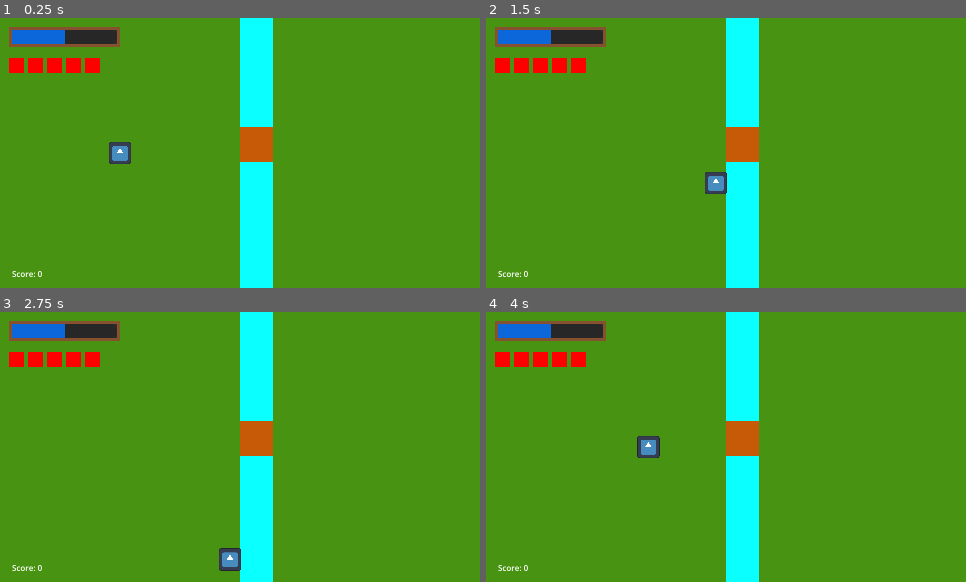
Above: before the commit, frames 1-4 (two rows, left to right).
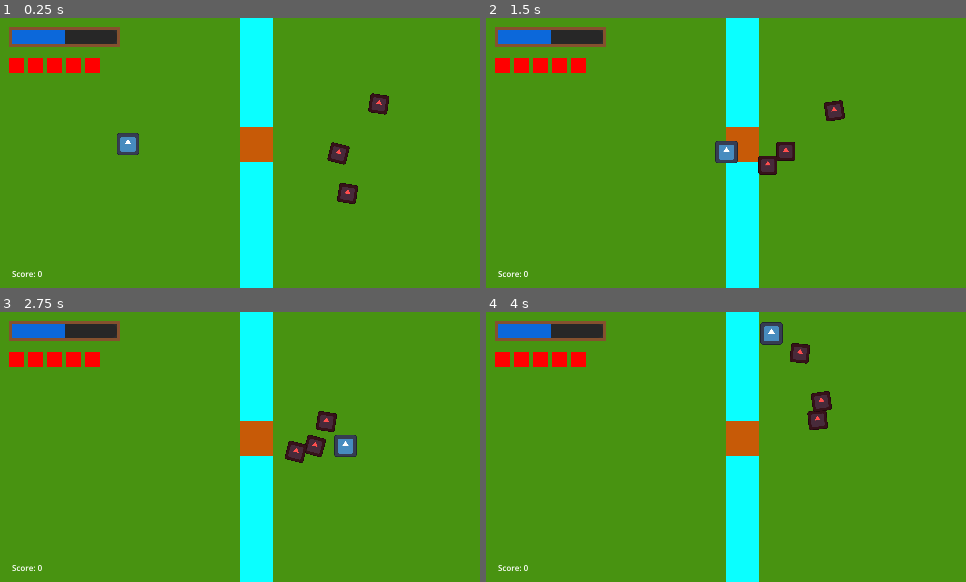
Above: after the commit, the same moments.

Repository: AndrewwAM/Project_KESS
Game: Godot game, scene res://scenes/world/patio.tscn
The game is run twice, just before and just after one commit, with the same random seed, the same clock (stepped at 60 frames per second) and the same inputs. The engine's default icon, where the game draws it, is replaced by a stand-in: a white triangle on a blue panel in a dark square.
Inputs (mouse positions are in pixels of both pictures, inside the frame that each line leads up to):
- Up to frame 1 (0.25 s): no input
- Up to frame 2 (1.5 s): move the mouse to (831, 139) at 0.52 s; hold D (player_move_right) 0.53-1.28 s; hold Right mouse button (shoot_alt) 0.53-1.28 s; move the mouse to (630, 166) at 1.27 s; hold S (player_move_down) from 1.28 s (still down); click (630, 166) at 1.35 s
- Up to frame 3 (2.75 s): move the mouse to (288, 387) at 2.02 s; release S (player_move_down) at 2.03 s; hold D (player_move_right) from 2.03 s (still down); hold Right mouse button (shoot_alt) from 2.03 s (still down)
- Up to frame 4 (4 s): move the mouse to (702, 501) at 2.77 s; release D (player_move_right) at 2.78 s; release Right mouse button (shoot_alt) at 2.78 s; hold W (player_move_up) 2.78-3.53 s; click (702, 501) at 2.85 s; move the mouse to (870, 487) at 3.52 s; hold A (player_move_left) from 3.53 s (still down); hold Right mouse button (shoot_alt) from 3.53 s (still down)

The runs differ from the first frame. In frame 1, 1.4% of the frame differs, in the area x 22-82%, y 27-69%; in frame 2, 1.6%; in frame 3, 1.6%; in frame 4, 1.6%, in the area x 31-73%, y 3-55%.

Commit message:
enemigos malos malulos

Diff:
--- /dev/null
+++ b/entities/enemies/base_enemy.gd
@@ -0,0 +1,40 @@
+extends CharacterBody2D
+
+@export var life: float = 100.0
+@export var speed: float = 50.0
+@export var wobble_angle: float = 15.0
+@export var wobble_speed: float = 0.15
+
+@onready var sprite: Sprite2D = $Sprite2D
+
+var player: Node2D = null
+var time_passed: float = 0.0
+
+func _ready() -> void:
+    player = get_tree().get_first_node_in_group("Player")
+
+func _physics_process(_delta: float) -> void:
+    if player == null:
+        return
+
+    var direction: Vector2 = global_position.direction_to(player.global_position)
+    velocity = direction * speed
+
+    move_and_slide()
+
+func _process(delta: float) -> void:
+    var current_speed: float = get_real_velocity().length()
+
+    if current_speed > 1.0:
+        time_passed += delta * current_speed * wobble_speed
+        sprite.rotation_degrees = sin(time_passed) * wobble_angle
+    else:
+        sprite.rotation_degrees = lerp(sprite.rotation_degrees, 0.0, delta * 10.0)
+        time_passed = 0.0
+
+    if life <= 0:
+        queue_free()
+
+func mojar(damage: float) -> void:
+    print("Enemy hit! Damage: ", damage)
+    life -= damage
--- /dev/null
+++ b/entities/enemies/base_enemy.tscn
@@ -0,0 +1,44 @@
+[gd_scene format=3 uid="uid://dbckofyj8auiy"]
+
+[ext_resource type="Texture2D" uid="uid://b3cxabd2gqxm" path="res://icon.svg" id="1_20vb3"]
+[ext_resource type="Script" uid="uid://dr8sflus8uibi" path="res://entities/enemies/base_enemy.gd" id="1_nwpjw"]
+
+[sub_resource type="RectangleShape2D" id="RectangleShape2D_nwpjw"]
+size = Vector2(120, 120)
+
+[sub_resource type="RectangleShape2D" id="RectangleShape2D_ocmy6"]
+size = Vector2(133.33333, 133.33333)
+
+[sub_resource type="CircleShape2D" id="CircleShape2D_o6qfc"]
+radius = 60.0
+
+[node name="BaseEnemy" type="CharacterBody2D" unique_id=1803823621]
+scale = Vector2(0.15, 0.15)
+collision_layer = 4
+collision_mask = 5
+motion_mode = 1
+script = ExtResource("1_nwpjw")
+speed = 50.0
+wobble_speed = 0.1
+
+[node name="Sprite2D" type="Sprite2D" parent="." unique_id=929592925]
+modulate = Color(1, 0.3019608, 0.3019608, 1)
+texture = ExtResource("1_20vb3")
+
+[node name="CollisionShape2D" type="CollisionShape2D" parent="." unique_id=679577638]
+visible = false
+shape = SubResource("RectangleShape2D_nwpjw")
+
+[node name="Hurtbox" type="Area2D" parent="." unique_id=756368317]
+visible = false
+
+[node name="CollisionShape2D" type="CollisionShape2D" parent="Hurtbox" unique_id=761721085]
+position = Vector2(1.390775e-06, -5.9604645e-07)
+shape = SubResource("RectangleShape2D_ocmy6")
+
+[node name="Hitbox" type="Area2D" parent="." unique_id=519417134]
+visible = false
+
+[node name="CollisionShape2D" type="CollisionShape2D" parent="Hitbox" unique_id=222664422]
+position = Vector2(1.1920929e-06, 1.1920929e-06)
+shape = SubResource("CircleShape2D_o6qfc")
--- a/entities/player/chorro.tscn
+++ b/entities/player/chorro.tscn
@@ -49,16 +49,20 @@
 
 [node name="RayCenter" type="RayCast2D" parent="ConeMode" unique_id=628851923]
 target_position = Vector2(150, 0)
+collision_mask = 4
 
 [node name="RayLeft1" type="RayCast2D" parent="ConeMode" unique_id=1137738126]
 rotation = -0.2617994
 target_position = Vector2(150, 0)
+collision_mask = 4
 
 [node name="RayRight1" type="RayCast2D" parent="ConeMode" unique_id=692728766]
 rotation = 0.2617994
 target_position = Vector2(150, 0)
+collision_mask = 4
 
 [node name="LaserMode" type="Area2D" parent="." unique_id=195597451]
+collision_mask = 4
 
 [node name="LaserHitbox" type="CollisionShape2D" parent="LaserMode" unique_id=1920722050]
 position = Vector2(200, 0)
--- a/entities/player/player.tscn
+++ b/entities/player/player.tscn
@@ -6,7 +6,8 @@
 
 [sub_resource type="RectangleShape2D" id="RectangleShape2D_dovo2"]
 
-[node name="CharacterBody2D" type="CharacterBody2D" unique_id=1288290645]
+[node name="Player" type="CharacterBody2D" unique_id=1288290645 groups=["Player"]]
+collision_layer = 2
 motion_mode = 1
 script = ExtResource("1_dovo2")
 
--- a/levels/test.tscn
+++ b/levels/test.tscn
@@ -1,8 +1,12 @@
 [gd_scene format=3 uid="uid://damwgv7rhwr8r"]
 
 [ext_resource type="PackedScene" uid="uid://dyp2utfpvnict" path="res://entities/player/player.tscn" id="1_72lju"]
+[ext_resource type="PackedScene" uid="uid://dbckofyj8auiy" path="res://entities/enemies/base_enemy.tscn" id="2_lkjt4"]
 
 [node name="Test" type="Node2D" unique_id=1862097228]
 
 [node name="Player" parent="." unique_id=1786987165 instance=ExtResource("1_72lju")]
 position = Vector2(215, 96)
+
+[node name="BaseEnemy" parent="." unique_id=1803823621 instance=ExtResource("2_lkjt4")]
+position = Vector2(392, 97)
--- a/project.godot
+++ b/project.godot
@@ -65,6 +65,12 @@
 ]
 }
 
+[layer_names]
+
+2d_physics/layer_1="Physics"
+2d_physics/layer_2="Player"
+2d_physics/layer_3="Enemies"
+
 [physics]
 
 3d/physics_engine="Jolt Physics"
--- a/scenes/world/patio.tscn
+++ b/scenes/world/patio.tscn
@@ -1,8 +1,8 @@
 [gd_scene format=3 uid="uid://cmywpe60sf3vd"]
 
 [ext_resource type="PackedScene" uid="uid://dyp2utfpvnict" path="res://entities/player/player.tscn" id="1_mcwhn"]
-[ext_resource type="Script" uid="uid://cb5yes8oe8bxk" path="res://scenes/world/patio.gd" id="1_whbu4"]
 [ext_resource type="PackedScene" uid="uid://dgr4tmbotpoj" path="res://scenes/ui/hud.tscn" id="3_aq5da"]
+[ext_resource type="PackedScene" uid="uid://dbckofyj8auiy" path="res://entities/enemies/base_enemy.tscn" id="3_whbu4"]
 
 [sub_resource type="RectangleShape2D" id="RectangleShape2D_6p6d6"]
 size = Vector2(33, 109)
@@ -23,7 +23,6 @@
 size = Vector2(19, 294)
 
 [node name="Patio" type="Node2D" unique_id=1762634537]
-script = ExtResource("1_whbu4")
 
 [node name="Basic Background" type="Control" parent="." unique_id=931642117]
 layout_mode = 3
@@ -93,8 +92,18 @@
 position = Vector2(489.5, 126)
 shape = SubResource("RectangleShape2D_gd8l3")
 
-[node name="CharacterBody2D" parent="." unique_id=1288290645 instance=ExtResource("1_mcwhn")]
-position = Vector2(120, 135)
-safe_margin = 0.1
+[node name="Hud" parent="." unique_id=360316666 instance=ExtResource("3_aq5da")]
 
-[node name="Hud" parent="." unique_id=360316666 instance=ExtResource("3_aq5da")]
+[node name="BaseEnemy" parent="." unique_id=1803823621 instance=ExtResource("3_whbu4")]
+position = Vector2(351, 136)
+
+[node name="BaseEnemy2" parent="." unique_id=537823383 instance=ExtResource("3_whbu4")]
+position = Vector2(372, 181)
+speed = 100.0
+
+[node name="BaseEnemy3" parent="." unique_id=1123174946 instance=ExtResource("3_whbu4")]
+position = Vector2(385, 85)
+speed = 25.0
+
+[node name="Player" parent="." unique_id=1288290645 instance=ExtResource("1_mcwhn")]
+position = Vector2(128, 126)
Not shown, added: entities/enemies/base_enemy.gd.uid
